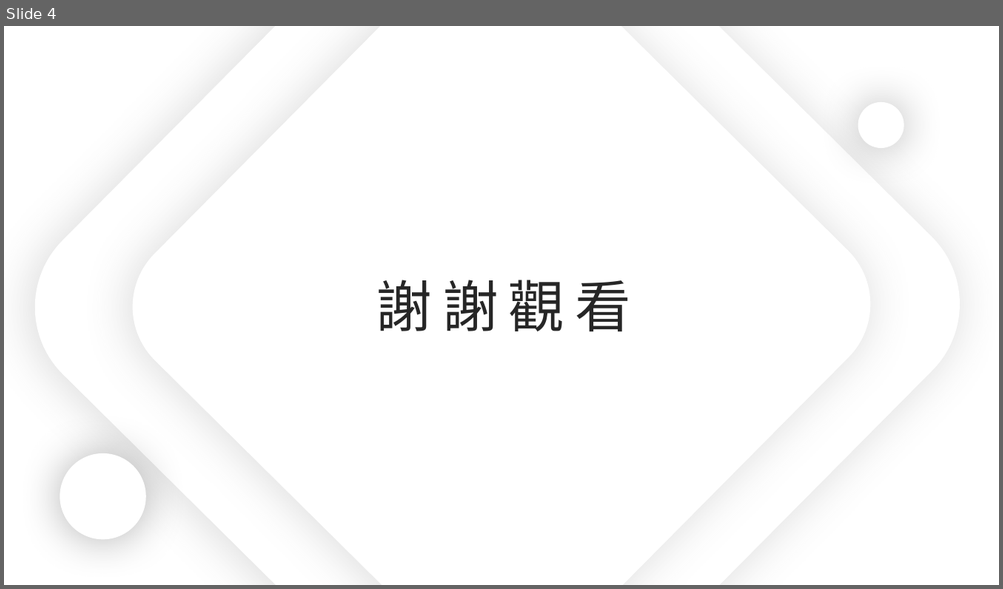
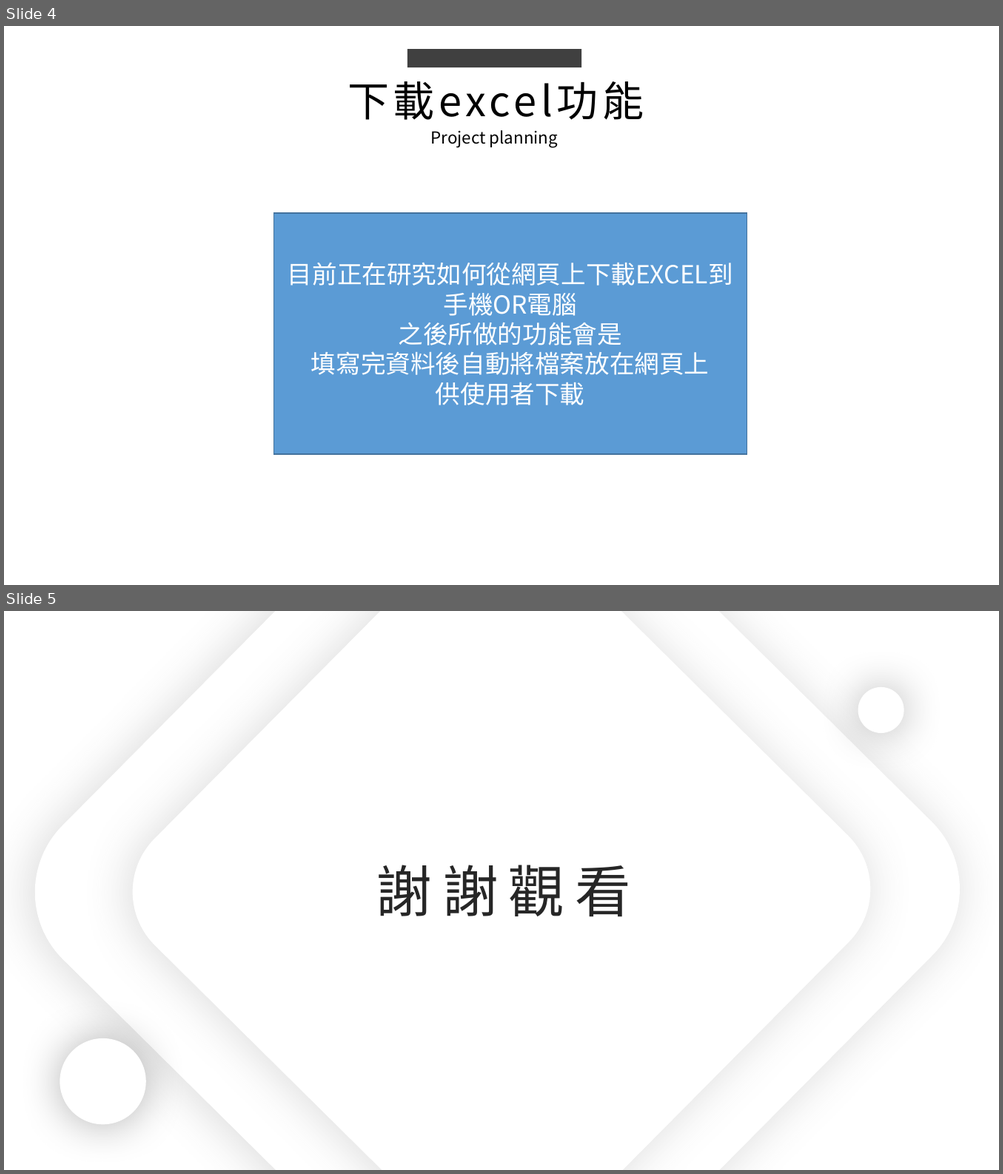
Before and after one commit to king637324/KnowledgeGreenhouseSystem, a slide deck: 工作日報_葉柏漢/2021.11/2021.11.16(加班)_2021.11.17工作日報_葉柏漢.pptx. Shown one above the other, each under a label of ours: slide 4 before the commit, slides 4 and 5 after it. The pictures are 1003x589 and 1003x1174 pixels, drawn with LibreOffice and Linux fonts; fonts in the diff are those of the drawing. Boxes give left, top, right and bottom in pixels: in the first picture for what was removed or moved away, otherwise in the second. Text is boxed around its words. In the diff, an @@ line names an element or a change of style, - is before the commit and + after.

```diff
--- a/工作日報_葉柏漢/2021.11/2021.11.16(加班)_2021.11.17工作日報_葉柏漢.pptx
+++ b/工作日報_葉柏漢/2021.11/2021.11.16(加班)_2021.11.17工作日報_葉柏漢.pptx
@@ slide 4 added at [4, 26, 999, 585], background #FFFFFF @@
@@ rectangle added at [407, 49, 581, 67], fill #404040 @@
@@ text added at [347, 82, 434, 120], 40 pt, text #000000 @@
+下載excel功能
@@ text added at [431, 130, 558, 147], 16 pt, text #000000 @@
+Project planning
@@ rectangle added at [273, 213, 746, 455], fill #5B9BD5, outline #43739E 1 pt, 24 pt, text #FFFFFF @@
+目前正在研究如何從網頁上下載EXCEL到手機OR電腦
+之後所做的功能會是
+填寫完資料後自動將檔案放在網頁上
+供使用者下載
@@ what was slide 4 is now slide 5 @@
```
Also in this commit, not shown: 1 slide changed, 1 other file.
